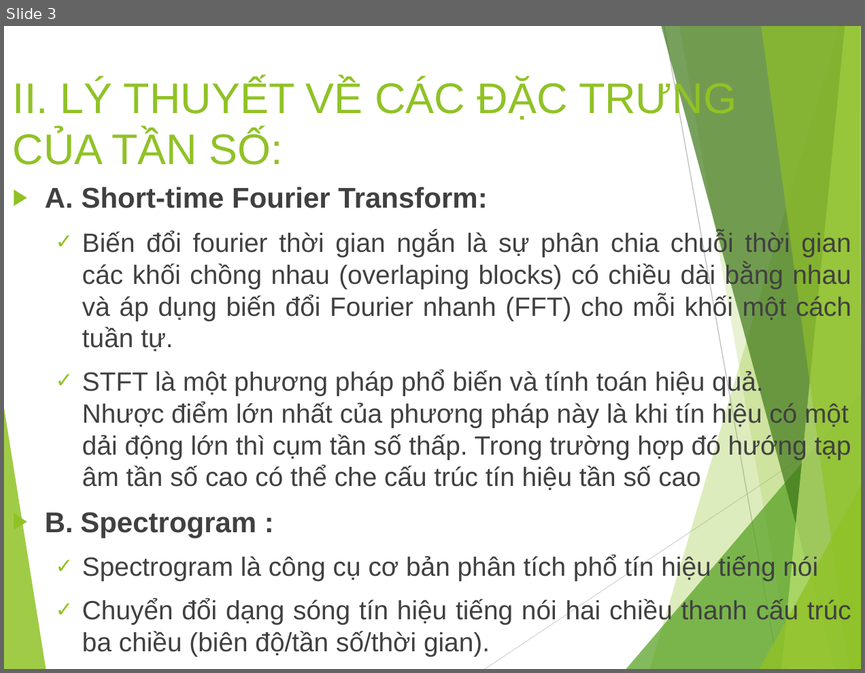
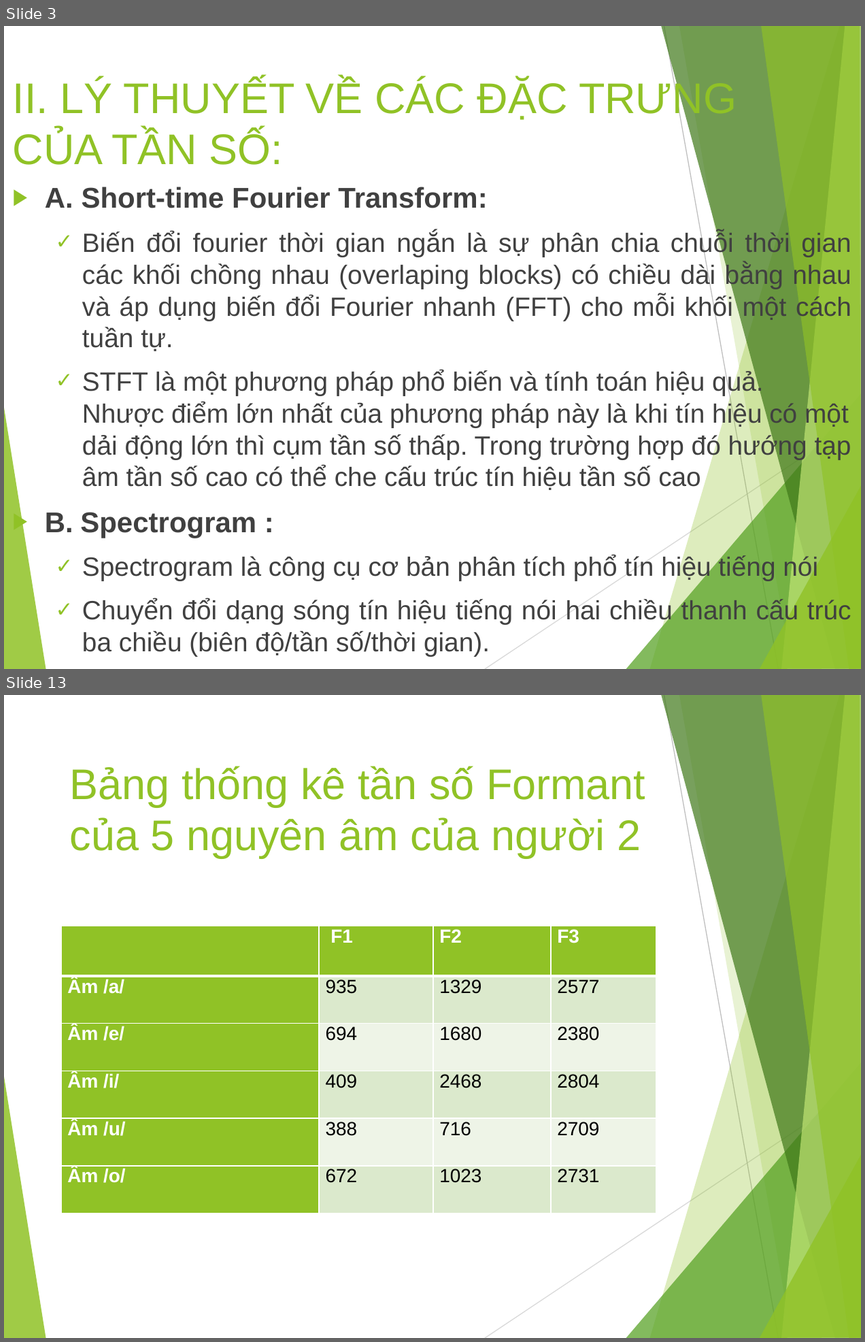
Before and after one commit to nhom-11-xlths/dE_02, a slide deck: SlideBaoCao.pptx. Shown one above the other, each under a label of ours: slide 3 before the commit, slides 3 and 13 after it; the slides between them are not shown. The pictures are 865x673 and 865x1342 pixels, drawn with LibreOffice and Linux fonts; fonts in the diff are those of the drawing. Boxes give left, top, right and bottom in pixels: in the first picture for what was removed or moved away, otherwise in the second. Text is boxed around its words. In the diff, an @@ line names an element or a change of style, - is before the commit and + after.

```diff
--- a/SlideBaoCao.pptx
+++ b/SlideBaoCao.pptx
@@ slide 13 added at [4, 695, 861, 1338], background #FFFFFF; not listed: 10 template elements that a slide beside it also shows @@
@@ title added at [70, 766, 645, 858], 36 pt, text #90C226 @@
+Bảng thống kê tần số Formant của 5 nguyên âm của người 2
@@ table added at [61, 926, 656, 1212], 6 rows, 4 columns @@
+ | F1 | F2 | F3
+Âm /a/ | 935 | 1329 | 2577
+Âm /e/ | 694 | 1680 | 2380
+Âm /i/ | 409 | 2468 | 2804
+Âm /u/ | 388 | 716 | 2709
+Âm /o/ | 672 | 1023 | 2731
```
Also in this commit, not shown: 3 slides changed, 10 other slides added.
